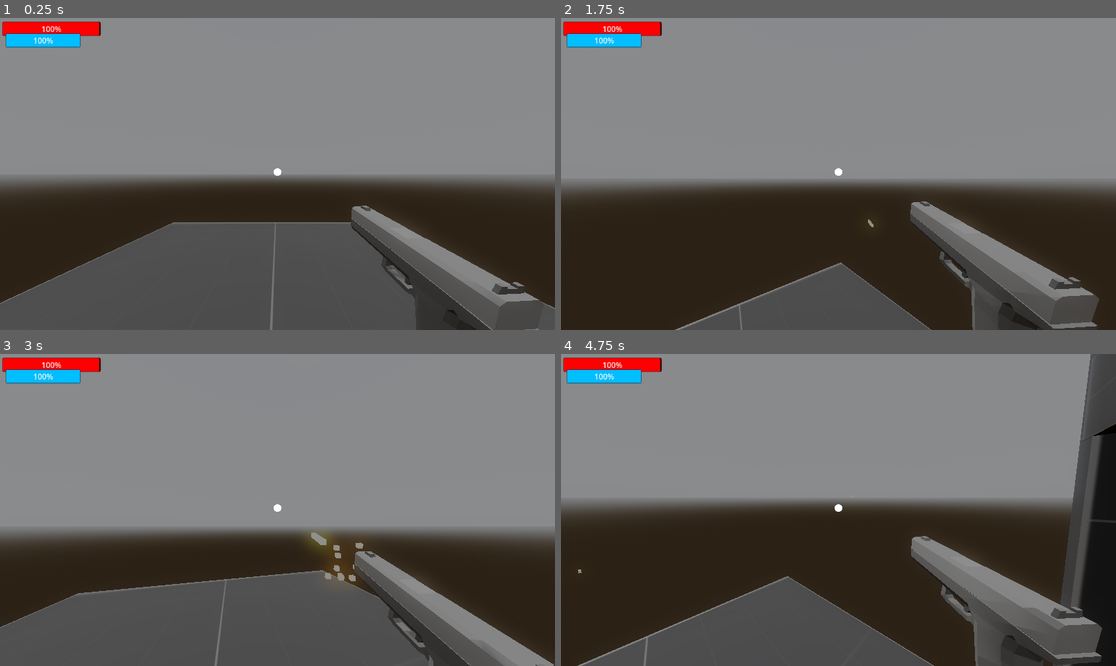
Above: before the commit, frames 1-4 (two rows, left to right).
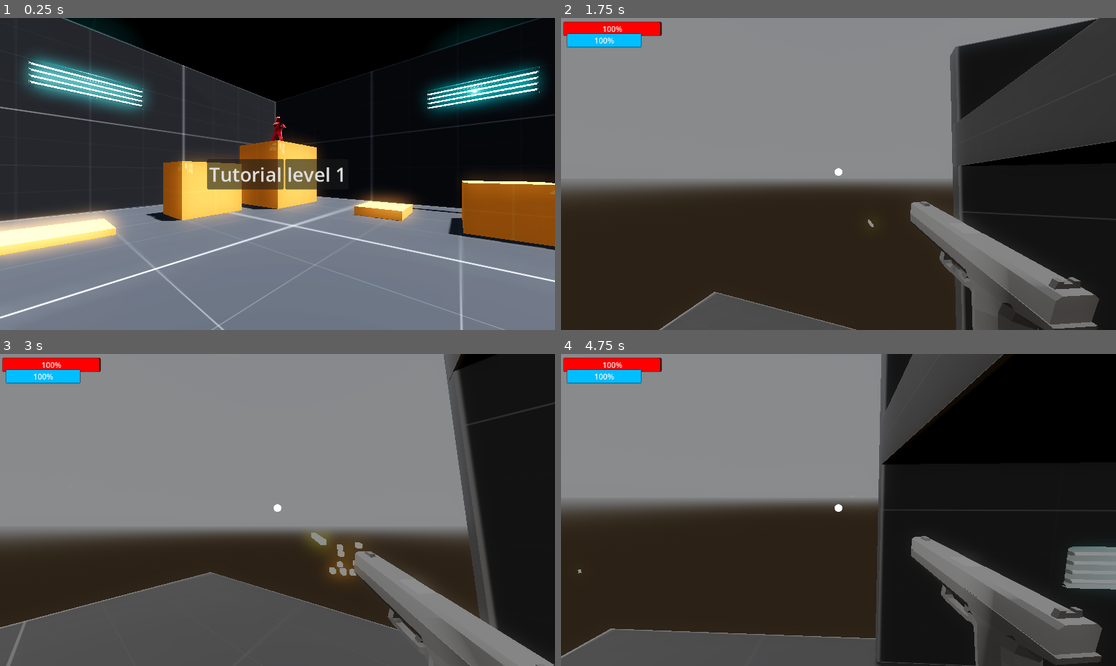
Above: after the commit, the same moments.

Repository: OliverSkogsrud/shooter-main
Game: Godot game, scene res://Scenes/main_menu.tscn
Two runs of this game, one before a commit and one after it. Both use one fixed random seed, a clock stepped at 60 frames per second and the inputs below. Before the commit the project starts from res://Scenes/world.tscn. A sky picture missing from this copy of the repository is replaced by a grey-blue gradient.
Inputs (mouse positions are in pixels of both pictures, inside the frame that each line leads up to):
- Up to frame 1 (0.25 s): no input
- Up to frame 2 (1.75 s): click (805, 174) at 0.5 s, where only the run after the commit has a clickable "Tutorial"; tap Enter (ui_accept) at 1.25, 1.52 s; move the mouse to (866, 174) at 1.27 s; tap E (E) at 1.35 s; click (866, 174) at 1.42 s; tap A (a) at 1.55 s
- Up to frame 3 (3 s): move the mouse to (249, 510) at 2.02 s; tap A (a) at 2.1 s; click (249, 510) at 2.17 s; tap Enter (ui_accept) at 2.27 s; tap D (d) at 2.3, 2.85 s; move the mouse to (288, 503) at 2.77 s; click (288, 503) at 2.92 s
- Up to frame 4 (4.75 s): tap S (s) at 3.05, 3.6 s; move the mouse to (832, 516) at 3.52 s; click (832, 516) at 3.67 s; tap Enter (ui_accept) at 3.77, 4.52 s; tap W (w) at 3.8, 4.35 s; move the mouse to (877, 513) at 4.27 s; click (877, 513) at 4.42 s; tap E (E) at 4.55 s

The runs differ from the first frame. In frame 1, 96% of the frame differs, in the area x 0-100%, y 0-100%; in frame 2, 27%; in frame 3, 20%; in frame 4, 37%.

Commit message:
level screen began

Diff:
--- a/Scenes/main_menu.tscn
+++ b/Scenes/main_menu.tscn
@@ -1,10 +1,11 @@
-[gd_scene load_steps=13 format=3 uid="uid://8oe1minno1mi"]
+[gd_scene load_steps=14 format=3 uid="uid://8oe1minno1mi"]
 
 [ext_resource type="Texture2D" uid="uid://cun8ecab7w2e1" path="res://textures/kenney_prototypeTextures/PNG/Dark/texture_01.png" id="1_h0r3r"]
 [ext_resource type="Script" path="res://scripts/main_menu.gd" id="1_um74f"]
 [ext_resource type="PackedScene" uid="uid://dkvla0u7boqgm" path="res://Scenes/light.tscn" id="2_rr1mm"]
 [ext_resource type="Texture2D" uid="uid://blnwmre3gxj5r" path="res://textures/kenney_prototypeTextures/PNG/Orange/texture_01.png" id="3_6kwpf"]
 [ext_resource type="PackedScene" uid="uid://nq66g28ff5c3" path="res://Scenes/dummy.tscn" id="4_olu7l"]
+[ext_resource type="Script" path="res://scripts/Levels.gd" id="6_mxih2"]
 
 [sub_resource type="ProceduralSkyMaterial" id="ProceduralSkyMaterial_76o0g"]
 sky_horizon_color = Color(0.64625, 0.65575, 0.67075, 1)
@@ -106,6 +107,7 @@
 transform = Transform3D(0.747705, 0, 0.664031, 0, 1, 0, -0.664031, 0, 0.747705, 4.97277, 2.02883, 10.7731)
 
 [node name="mainUi" type="CanvasLayer" parent="."]
+visible = false
 
 [node name="Control" type="Control" parent="mainUi"]
 layout_mode = 3
@@ -128,9 +130,9 @@
 grow_vertical = 2
 alignment = 1
 
-[node name="play" type="Button" parent="mainUi/Control/VBoxContainer"]
-layout_mode = 2
-theme_override_font_sizes/font_size = 50
+[node name="Levels" type="Button" parent="mainUi/Control/VBoxContainer"]
+layout_mode = 2
+theme_override_font_sizes/font_size = 40
 text = "Play"
 
 [node name="options" type="Button" parent="mainUi/Control/VBoxContainer"]
@@ -195,8 +197,48 @@
 theme_override_font_sizes/font_size = 40
 text = "Back"
 
-[connection signal="pressed" from="mainUi/Control/VBoxContainer/play" to="." method="_on_play_pressed"]
+[node name="Levels" type="CanvasLayer" parent="."]
+script = ExtResource("6_mxih2")
+
+[node name="Control" type="Control" parent="Levels"]
+layout_mode = 3
+anchors_preset = 15
+anchor_right = 1.0
+anchor_bottom = 1.0
+grow_horizontal = 2
+grow_vertical = 2
+size_flags_horizontal = 4
+
+[node name="GridContainer" type="GridContainer" parent="Levels/Control"]
+layout_mode = 1
+anchors_preset = 8
+anchor_left = 0.5
+anchor_top = 0.5
+anchor_right = 0.5
+anchor_bottom = 0.5
+offset_left = -145.5
+offset_top = -31.5
+offset_right = 145.5
+offset_bottom = 31.5
+grow_horizontal = 2
+grow_vertical = 2
+theme_override_constants/h_separation = 3
+theme_override_constants/v_separation = 3
+columns = 2
+
+[node name="level1" type="Button" parent="Levels/Control/GridContainer"]
+layout_mode = 2
+theme_override_font_sizes/font_size = 40
+text = "Tutorial"
+
+[node name="level2" type="Button" parent="Levels/Control/GridContainer"]
+layout_mode = 2
+theme_override_font_sizes/font_size = 40
+text = "level 1"
+
+[connection signal="pressed" from="mainUi/Control/VBoxContainer/Levels" to="." method="_on_levels_pressed"]
 [connection signal="pressed" from="mainUi/Control/VBoxContainer/options" to="." method="_on_options_pressed"]
 [connection signal="pressed" from="mainUi/Control/VBoxContainer/exit" to="." method="_on_exit_pressed"]
 [connection signal="value_changed" from="Options/Control/VBoxContainer/HSlider" to="." method="_on_h_slider_value_changed"]
 [connection signal="pressed" from="Options/Control/Back" to="." method="_on_back_pressed"]
+[connection signal="pressed" from="Levels/Control/GridContainer/level1" to="Levels" method="_on_level_1_pressed"]
--- a/project.godot
+++ b/project.godot
@@ -15,7 +15,7 @@
 [application]
 
 config/name="shooter_game_fix"
-run/main_scene="res://Scenes/world.tscn"
+run/main_scene="res://Scenes/main_menu.tscn"
 config/features=PackedStringArray("4.2", "Forward Plus")
 config/icon="res://icon.svg"
 
--- /dev/null
+++ b/scripts/Levels.gd
@@ -0,0 +1,5 @@
+extends CanvasLayer
+
+
+func _on_level_1_pressed():
+	get_tree().change_scene_to_file("res://Scenes/world.tscn")
--- a/scripts/main_menu.gd
+++ b/scripts/main_menu.gd
@@ -1,6 +1,5 @@
 extends Node3D
 
-@onready var play : Button = $mainUi/Control/VBoxContainer/play
 @onready var options_button : Button = $mainUi/Control/VBoxContainer/options
 @onready var exit : Button = $mainUi/Control/VBoxContainer/exit
 
@@ -10,11 +9,9 @@
 
 @onready var anti_aliasing_text : Label = $Options/Control/VBoxContainer/Anti_aliasing_text
 
+@onready var levels = $Levels
+
 var anti_aliasing_value = 100
-
-func _on_play_pressed():
-	get_tree().change_scene_to_file("res://Scenes/world.tscn")
-
 
 func _ready():
 	anti_aliasing_text.text = "Anti-Aliasing: 8x"
@@ -54,3 +51,8 @@
 func _on_back_pressed():
 	main_ui.visible = true
 	options.visible = false
+
+
+func _on_levels_pressed():
+	main_ui.visible = false
+	levels.visible = true
